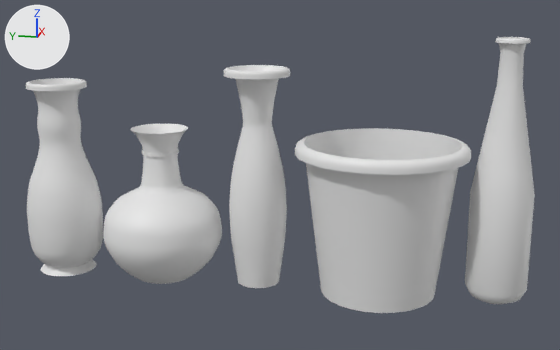
Renders of the glTF model assets/glb_file/vase.glb from each side of a commit.
Both versions are drawn from a 50 mm camera at (-17.36, -3.99, 7.01) aimed at (0.0, -0.51, 2.67). Every picture has the same lights, and +X, +Y and +Z are marked at upper left. Where no turn or scale is listed for an object, it has been applied to the vertices.
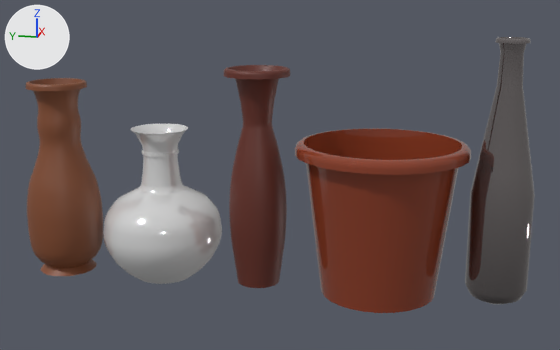
What changed in the scene script:
```text
Add mat_material_004:
    mat_material_004 = principled_material('Material.004')
    mat_material_004.base_color = (0.222, 0.0681, 0.0252)  # brown #824a2c
Add mat_material_002:
    mat_material_002 = principled_material('Material.002')
    mat_material_002.base_color = (0.127, 0.0252, 0.015)  # dark red #642c21
Add mat_material_001:
    mat_material_001 = principled_material('Material.001')
    mat_material_001.base_color = (0.251, 0.0463, 0.0188)  # brown #893d25
    mat_material_001.roughness = 0.0
Add mat_material:
    mat_material = principled_material('Material')
    mat_material.base_color = (0.266, 0.241, 0.241)  # grey #8d8787
    mat_material.metallic = 0.886
    mat_material.roughness = 0.0
Change me_cylinder:
    where me_cylinder.from_pydata(...)  # 364 vertices, 700 faces; spans x -0.69..0.69, y -0.69..0.69, z -0.51..5.42
    add me_cylinder.materials.append(mat_material)  # grey #8d8787
Change me_cylinder_001:
    where me_cylinder_001.from_pydata(...)  # 260 vertices, 492 faces; spans x -1.96..1.96, y -1.97..1.97, z -1.78..1.78
    add me_cylinder_001.materials.append(mat_material_001)  # brown #893d25
Change me_cylinder_002:
    where me_cylinder_002.from_pydata(...)  # 598 vertices, 1168 faces; spans x -0.76..0.76, y -0.76..0.76, z -0.69..4.47
    add me_cylinder_002.materials.append(mat_material_002)  # dark red #642c21
Change me_cylinder_004:
    where me_cylinder_004.from_pydata(...)  # 936 vertices, 1844 faces; spans x -0.91..0.91, y -0.91..0.91, z -0.69..4.05
    add me_cylinder_004.materials.append(mat_material_004)  # brown #824a2c
```

What differs and where, as boxes (x1, y1, x2, y2) in the pictures (560 x 350 px):
'Cylinder.001', recoloured (grey to red): (295, 128, 471, 313) in both
'Cylinder', recoloured: (465, 37, 535, 304) in both
'Cylinder.004', recoloured (grey to brown): (25, 78, 103, 276) in both
'Cylinder.002', recoloured (grey to brown): (224, 65, 290, 288) in both
